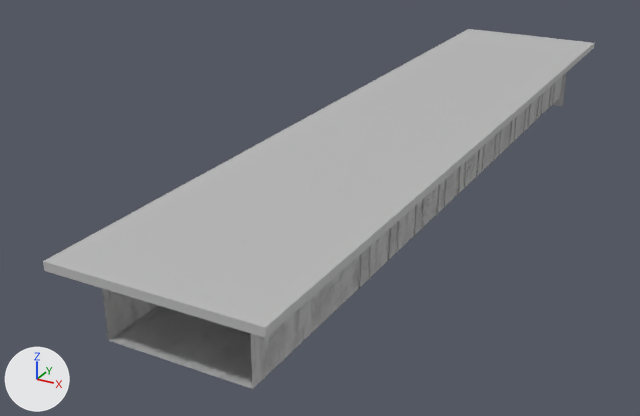
Before and after pictures for a commit that changed the FBX model Assets/_Game/art/assets/room_01.fbx.
Both versions are drawn from a 50 mm lens placed at (2.45, -3.77, 2.51), pointed at (-0.5, 1.58, -0.17). The lights are fixed; the arrows at lower left show +X, +Y and +Z. Where no turn or scale is listed for an object, it has been applied to the vertices. Vertices at the same position are counted once.

In view in the first picture: 'pillars_31'.
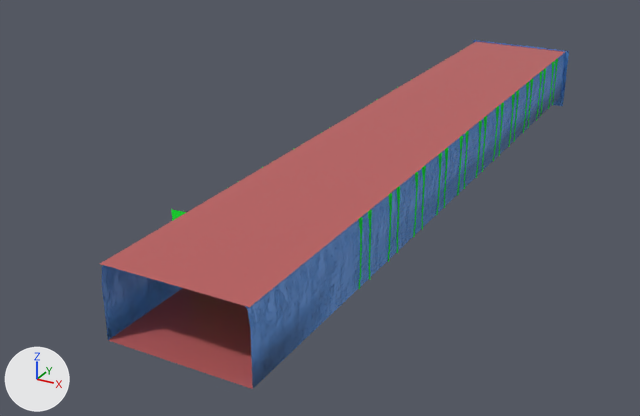
Edits to the bpy script that builds the scene:
```text
Change mat_walls_materialk_test:
    where n0 = _N.new('ShaderNodeBsdfPrincipled'); n0.name = 'Principled BSDF'
    n0.inputs[0].default_value: (0.5, 0.5, 0.5, 1.0) -> (0.0894, 0.291, 0.76, 1.0)  # 'Base Color', grey #bcbcbc -> 'Base Color', blue #5493e2
Add mat_black:
    mat_black = principled_material('black')
    mat_black.base_color = (0.0, 0.0, 0.0)  # black #000000
Add mat_floor_and_roof:
    mat_floor_and_roof = principled_material('floor_and_roof')
    mat_floor_and_roof.base_color = (0.5, 0.112, 0.112)  # brown #bc5e5e
Add mat_pillars:
    mat_pillars = principled_material('pillars')
    mat_pillars.base_color = (0.0, 1.0, 0.0293)  # green #00ff30
Change me_mesh:
    used by ob_pillars_31; location = (0.0, 0.0, 0.0)
    verts and faces of me_mesh; kept vertices keep their numbers, new ones are numbered from 1319
    before: 570 (0.0, -0.81, 0.0) at pixel (177, 363), 571 (0.45, -0.81, 0.0) at pixel (252, 389), 572 (0.45, 4.76, 0.0) at pixel (560, 96), 577 (0.45, 0.02, 0.0) at pixel (334, 311), 581 (0.0, -0.03, 0.0)
    before: 592 (-0.45, -0.81, 0.0) at pixel (107, 340), 593 (-0.45, 4.76, 0.0), 599 (-0.45, 0.12, 0.0), 605 (-0.45, -0.07, 0.0)
    remove me_mesh.from_pydata(...)  # 1319 vertices, 899 faces; spans x -0.65..0.65, y -0.99..5.08, z -0.09..0.5
    remove me_mesh.materials.append(mat_lambert1)  # grey #bcbcbc
    add me_mesh.from_pydata(...)  # 1313 vertices, 891 faces; spans x -0.55..0.48, y -0.81..4.76, z -0.09..0.46
    me_mesh part 1: the loose piece of 8 vertices spanning x -0.65..0.65, y -0.99..5.08, z 0.44..0.5 is rebuilt with 4 vertices and now spans x -0.45..0.45, y -0.81..4.76, z 0.45, in mat_floor_and_roof (brown #bc5e5e)
    me_mesh part 2
    add delete_vertices([570, 581])  # with the faces that use them
    add faces += [(571, 572, 593, 592)]  # mat_floor_and_roof (brown #bc5e5e)
    me_mesh part 3: 860 faces spanning x -0.55..0.46, y -0.08..4.47, z -0.01..0.45 switch from mat_walls_materialk_test to mat_pillars (green #00ff30)
    me_mesh part 4: 1 face spanning x -0.48..0.48, y 4.76, z -0.09..0.46 switches from mat_lambert1 (grey #bcbcbc) to mat_walls_materialk_test
    add me_mesh.materials.append(mat_black)  # black #000000
    add me_mesh.materials.append(mat_floor_and_roof)  # brown #bc5e5e
```

What differs and where, as boxes [x1, y1, x2, y2] in the pictures (640 x 416 px):
'pillars_31', recoloured, reshaped (15% narrower)
    before: [43, 29, 595, 389]
    after: [100, 40, 569, 389]
part 1 of me_mesh, rebuilt (16% narrower, 14% shorter)
    before: [43, 29, 595, 338]
    after: [100, 41, 565, 307]
part 2 of me_mesh, cut back
    before: [108, 305, 253, 389]
    after: [108, 288, 253, 389]
part 3 of me_mesh, recoloured (grey to green)
    before: [359, 83, 555, 289]
    after: [171, 50, 558, 289]
part 4 of me_mesh, recoloured
    before: [553, 72, 567, 106]
    after: [473, 40, 569, 106]
